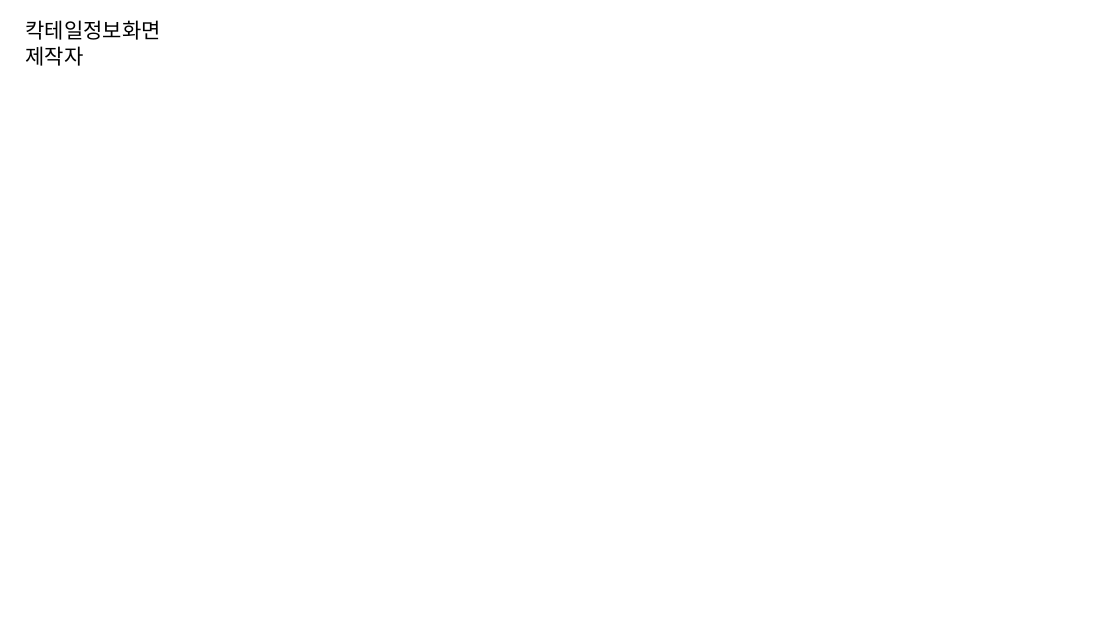
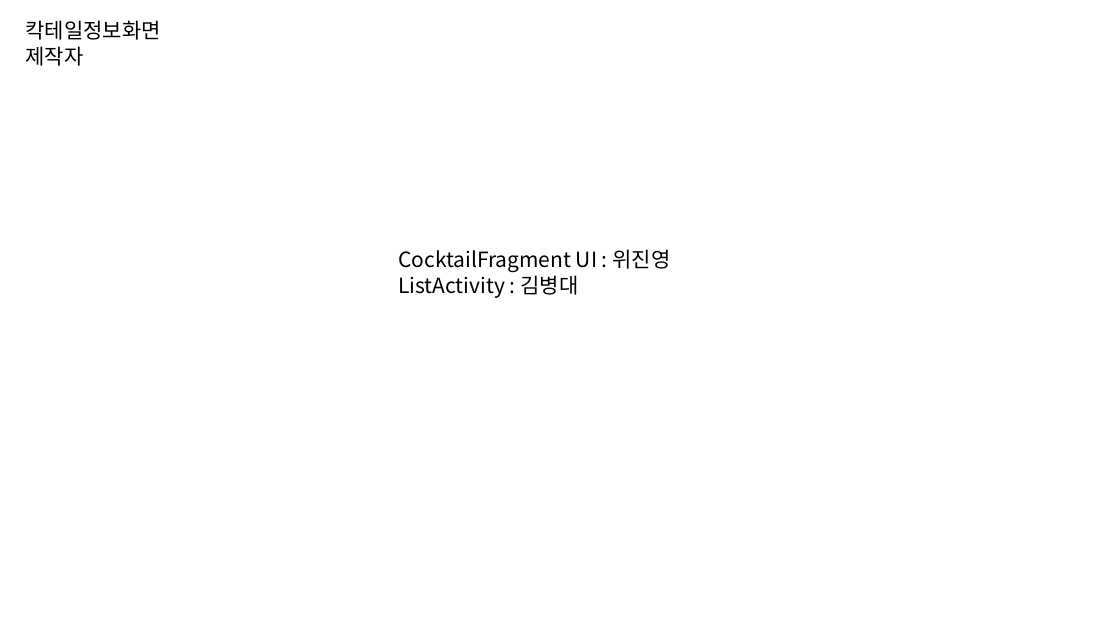
Before and after one commit to byungmeo/CockFit, a slide deck: slide 23 of Documents/4.제작보고서/제작보고서 자료.pptx. Drawn at 1120x630 pixels with LibreOffice and Linux fonts; fonts in the diff are those of the drawing. Boxes give left, top, right and bottom in pixels: in the first picture for what was removed or moved away, otherwise in the second. Text is boxed around its words. In the diff, an @@ line names an element or a change of style, - is before the commit and + after.

```diff
--- a/Documents/4.제작보고서/제작보고서 자료.pptx
+++ b/Documents/4.제작보고서/제작보고서 자료.pptx
@@ text added at bbox=[398, 249, 671, 298], 18 pt, text #000000 @@
+CocktailFragment UI : 위진영
+ListActivity : 김병대
```
Also in this commit, not shown: 2 other slides changed, 7 slides added, 7 other files.
